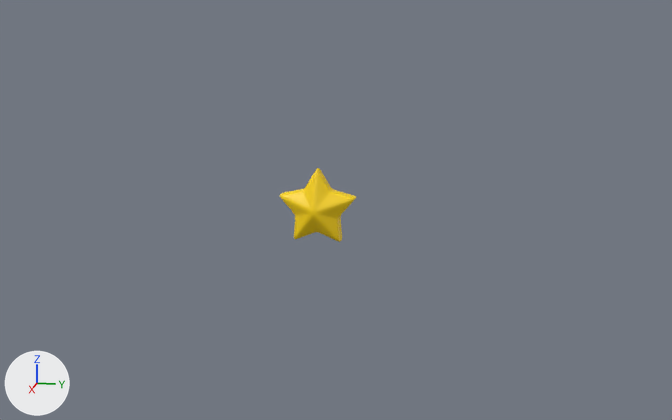
What one commit did to the glTF model glb/emoji/star.glb.
Rendered twice from a camera (50 mm lens) standing at (21.03, 4.64, 3.23) and looking at (-0.06, 0.43, -2.04). Arrows for +X, +Y and +Z are at lower left; the lights stay in place. Where no turn or scale is listed for an object, it has been applied to the vertices.

In view in the first picture: '柱体'.
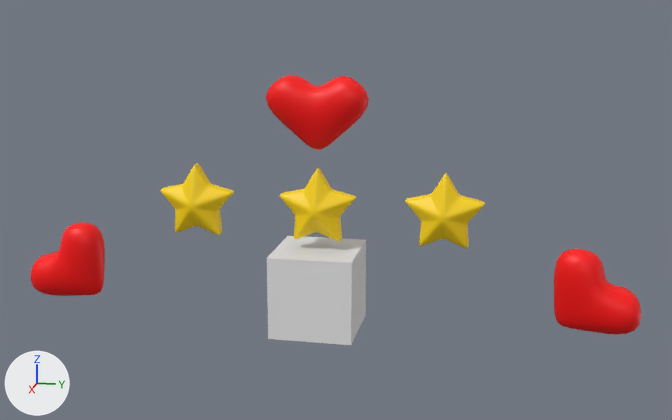
The newer file is also turned or shifted as a whole; pictures and numbers use the older file's frame.

Boxes (x1, y1, x2, y2) around the edits, measured in the pictures (672 x 420 px):
'Cube', added
    after: (267, 236, 366, 345)
'立方体.001', added (red)
    after: (554, 249, 641, 335)
'立方体.002', added (red)
    after: (266, 75, 369, 150)
'立方体', added (red)
    after: (31, 222, 105, 296)
'柱体.001', added (yellow)
    after: (405, 173, 485, 249)
'柱体.002', added (yellow)
    after: (160, 163, 234, 235)

The edits, one by one:
Material 'Material' (mat_material) is new.
Its base color is (0.8, 0.8, 0.8) (white #e7e7e7).
Material 'Material.003' (mat_material_003) is new.
Its base color is (1.0, 0.68, 0.0) (yellow #ffd700).
Material 'Material.002' (mat_material_002) is new.
Its base color is (1.0, 0.68, 0.0) (yellow #ffd700).
Material '材质.002' (mat_材质_002) is new.
Its base color is (1.0, 0.0, 0.0) (red #ff0000).
Material '材质.001' (mat_材质_001) is new.
Its base color is (1.0, 0.0, 0.0) (red #ff0000).
Material '材质.006' (mat_材质_006) is new.
Its base color is (1.0, 0.0, 0.0) (red #ff0000).
Mesh me_cube is new.
It is a box spanning x -1.0..1.0, y -1.0..1.0, z -1.0..1.0.
It uses material mat_material (white #e7e7e7).
Mesh me_网格_006 is new.
It has 3602 vertices, 7200 faces and spans x -0.45..0.45, y -0.91..0.91, z -0.78..0.96.
It uses material mat_material_003 (yellow #ffd700).
Mesh me_网格_005 is new.
It has 3602 vertices, 7200 faces and spans x -0.45..0.45, y -0.91..0.91, z -0.78..0.96.
It uses material mat_material_002 (yellow #ffd700).
Mesh me_网格_002_1 is new.
It has 226 vertices, 448 faces and spans x -0.46..0.45, y -1.21..1.21, z -0.43..1.31.
It uses material mat_材质_002 (red #ff0000).
Mesh me_网格_001 is new.
It has 226 vertices, 448 faces and spans x -0.46..0.45, y -0.46..1.51, z -0.46..1.51.
It uses material mat_材质_001 (red #ff0000).
Mesh me_网格_003 is new.
It has 226 vertices, 448 faces and spans x -0.46..0.45, y -1.51..0.46, z -0.46..1.51.
It uses material mat_材质_006 (red #ff0000).
Object 'Cube' (ob_cube) is new; it shows me_cube.
Its location is (0.0, 0.0, -4.0).
Object '柱体.002' (ob_柱体_002) is new; it shows me_网格_006.
Its location is (0.0, -3.0, -2.0).
Object '柱体.001' (ob_柱体_001) is new; it shows me_网格_005.
Its location is (0.0, 3.0, -2.0).
Object '立方体.002' (ob_立方体_002) is new; it shows me_网格_002_1.
Its location is (0.0, 0.0, -0.17).
Object '立方体.001' (ob_立方体_001) is new; it shows me_网格_001.
Its location is (0.0, 6.0, -4.17).
Object '立方体' (ob_立方体) is new; it shows me_网格_003.
Its location is (0.0, -6.0, -4.17).
